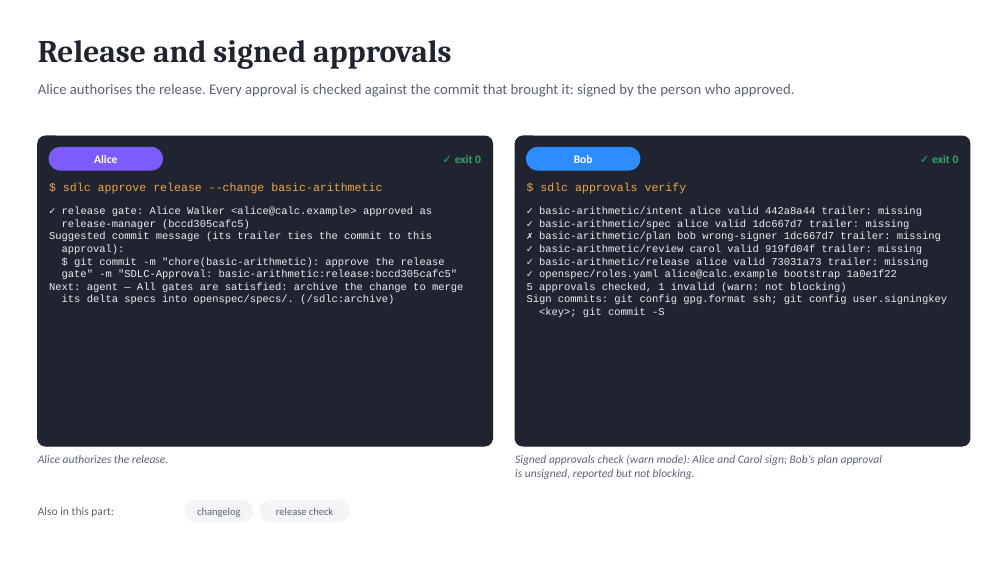
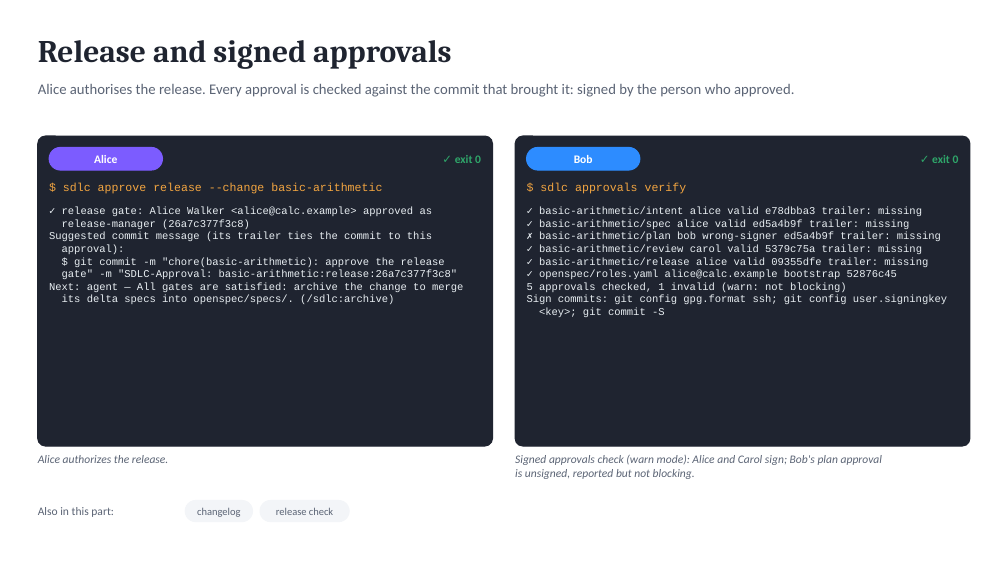
Before and after one commit to marin-ai-tech/sdlc, a slide deck: slide 13 of docs/demo/sdlc-calculator-demo.en.pptx. Drawn at 1008x567 pixels with LibreOffice and Linux fonts; fonts in the diff are those of the drawing. Boxes give left, top, right and bottom in pixels: in the first picture for what was removed or moved away, otherwise in the second. Text is boxed around its words. In the diff, an @@ line names an element or a change of style, - is before the commit and + after.

Commit message:
fix: doctor finds Git Bash for Claude Code, init keeps untouched lines, one name per tool (0.23.6)
The findings of one team working with different agent tools: on Windows Claude Code could not run sdlc's hooks while
doctor said they were fine, a second init reformatted the settings, and the reviewer role lost the finding format.

- On Windows, doctor warns when Claude Code will not find Git Bash and names CLAUDE_CODE_GIT_BASH_PATH with the path.
- init and update change only the lines they set in openspec/sdlc.yaml.
- Hook decisions name Claude Code claude-code, like trailers and log events.
- A team role replacing a built-in subagent keeps the review.md finding format.
- doctor and the Codex guide explain headless codex exec and hooks; a denied shell write names its files.
- MCP over HTTP keeps idle connections for 65 s, so clients that pause between calls are not reset.

```diff
--- a/docs/demo/sdlc-calculator-demo.en.pptx
+++ b/docs/demo/sdlc-calculator-demo.en.pptx
@@ text at (539,207,941,279): text changed @@
-✓ basic-arithmetic/intent alice valid 442a8a44 trailer: missing
-✓ basic-arithmetic/spec alice valid 1dc667d7 trailer: missing
-✗ basic-arithmetic/plan bob wrong-signer 1dc667d7 trailer: missing
-✓ basic-arithmetic/review carol valid 919fd04f trailer: missing
-✓ basic-arithmetic/release alice valid 73031a73 trailer: missing
-✓ openspec/roles.yaml alice@calc.example bootstrap 1a0e1f22
+✓ basic-arithmetic/intent alice valid e78dbba3 trailer: missing
+✓ basic-arithmetic/spec alice valid ed5a4b9f trailer: missing
+✗ basic-arithmetic/plan bob wrong-signer ed5a4b9f trailer: missing
+✓ basic-arithmetic/review carol valid 5379c75a trailer: missing
+✓ basic-arithmetic/release alice valid 09355dfe trailer: missing
+✓ openspec/roles.yaml alice@calc.example bootstrap 52876c45
@@ text at (62,220,250,229): text changed @@
-release-manager (bccd305cafc5)
+release-manager (26a7c377f3c8)
@@ text at (62,270,458,279): text changed @@
-gate" -m "SDLC-Approval: basic-arithmetic:release:bccd305cafc5"
+gate" -m "SDLC-Approval: basic-arithmetic:release:26a7c377f3c8"
```
Also in this commit, not shown: 5 other slides changed, 47 other files.
